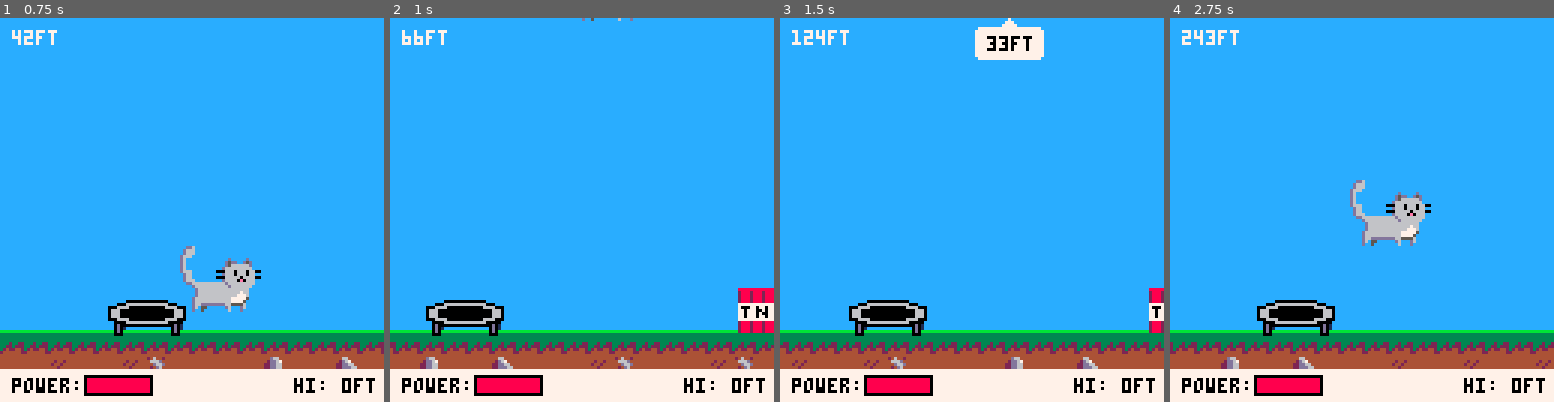
Above: before the commit, frames 1-4 (left to right).
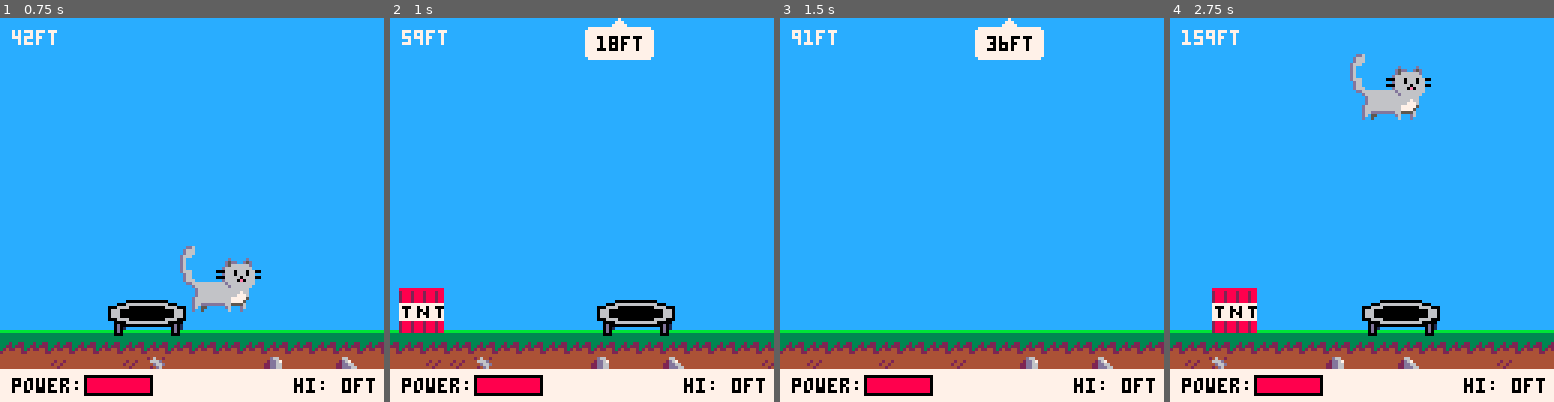
Above: after the commit, the same moments.

Repository: andrewedstrom/kitten-cannon-pico-8
Game: PICO-8 cartridge kitten-cannon.p8
Same seed, same stepped clock (60 frames per second), same inputs: the game is played once before the commit and once after it.
Inputs:
- Up to frame 1 (0.75 s): tap X (X key) at 0.33 s; tap O (Z key) at 0.7 s
- Up to frame 2 (1 s): no input
- Up to frame 3 (1.5 s): tap X (X key) at 1.07 s
- Up to frame 4 (2.75 s): tap O (Z key) at 1.7, 2.1, 2.5 s; tap X (X key) at 1.85 s; hold Up 2.15-2.42 s

Frame 1 is identical in both runs. In frame 2, 9.0% of the frame differs, in the area x 0-100%, y 0-92%; in frame 3, 4.5%; in frame 4, 10%, in the area x 0-100%, y 3-92%.

Commit message:
obstacles own their collision behavior

Diff:
--- a/cannon.lua
+++ b/cannon.lua
@@ -46,7 +46,7 @@
             if btnp(4) or btnp(5) then
                 game_state = "flying"
                 local shot_power = self.power
-                player = make_player(self.angle, self.x, self.y, self.length,
+                player = make_kitten(self.angle, self.x, self.y, self.length,
                                      shot_power)
             else
                 self.timer = (self.timer + 1) % self.shot_timer_cycle_time
--- a/obstacles.lua
+++ b/obstacles.lua
@@ -5,7 +5,7 @@
     return {
         x = x,
         y = ground_y - 9,
-        w = 18,
+        w = 20,
         h = 6,
         sh = 12,
         sw = 26,
@@ -15,8 +15,13 @@
             palt(0, false)
             palt(12, true)
             sspr(37, 16, self.sw, self.sh, self.x - 4, self.y-1)
-            -- rect(self.x,self.y,self.x+self.w,self.y+self.h,7)
             pal()
+        end,
+        collide = function(self, kitten)
+            kitten.dy = -abs(kitten.dy * self.bounce_multiplier)
+            kitten.dx = kitten.dx * self.boost_multiplier
+
+            kitten.y = min(ground_y - kitten.h + self.h / 2, kitten.y)
         end,
         update = function(self) end
     }
@@ -31,14 +36,20 @@
         sh = 15,
         sw = 15,
         -- todo should tnt cause bounce? Or should it apply a consistent amount of force
-        bounce_multiplier = 3,
-        boost_multiplier = 1.5,
+        vertical_explosion_force = 13,
+        horizontal_explosion_force = 1.75,
         draw = function(self)
             palt(0, false)
             -- palt(12, true)
             sspr(96, 0, self.sw, self.sh, self.x, self.y)
             pal()
         end,
+        collide = function(self, kitten)
+            kitten.dy = -abs(kitten.dy) - self.vertical_explosion_force
+            kitten.dx = kitten.dx + self.horizontal_explosion_force
+
+            kitten.y = min(ground_y - kitten.h + self.h / 3, kitten.y)
+        end,
         update = function(self) end
     }
 end
--- a/player.lua
+++ b/player.lua
@@ -1,7 +1,7 @@
 -->8
--- player
+-- kitten
 
-function make_player(angle, cannon_x, cannon_y, cannon_length, power)
+function make_kitten(angle, cannon_x, cannon_y, cannon_length, power)
     local ca = cos(angle)
     local sa = sin(angle)
 
@@ -48,10 +48,7 @@
                                      obstacle.y + obstacle.h, hitbox.x,
                                      hitbox.y, hitbox.x + hitbox.w,
                                      hitbox.y + hitbox.h) then
-                    self.dy = -abs(self.dy * obstacle.bounce_multiplier)
-                    self.dx = self.dx * obstacle.boost_multiplier
-
-                    self.y = min(ground_y - self.h + obstacle.h / 2, self.y)
+                    obstacle:collide(self)
                 end
             end
         end,
